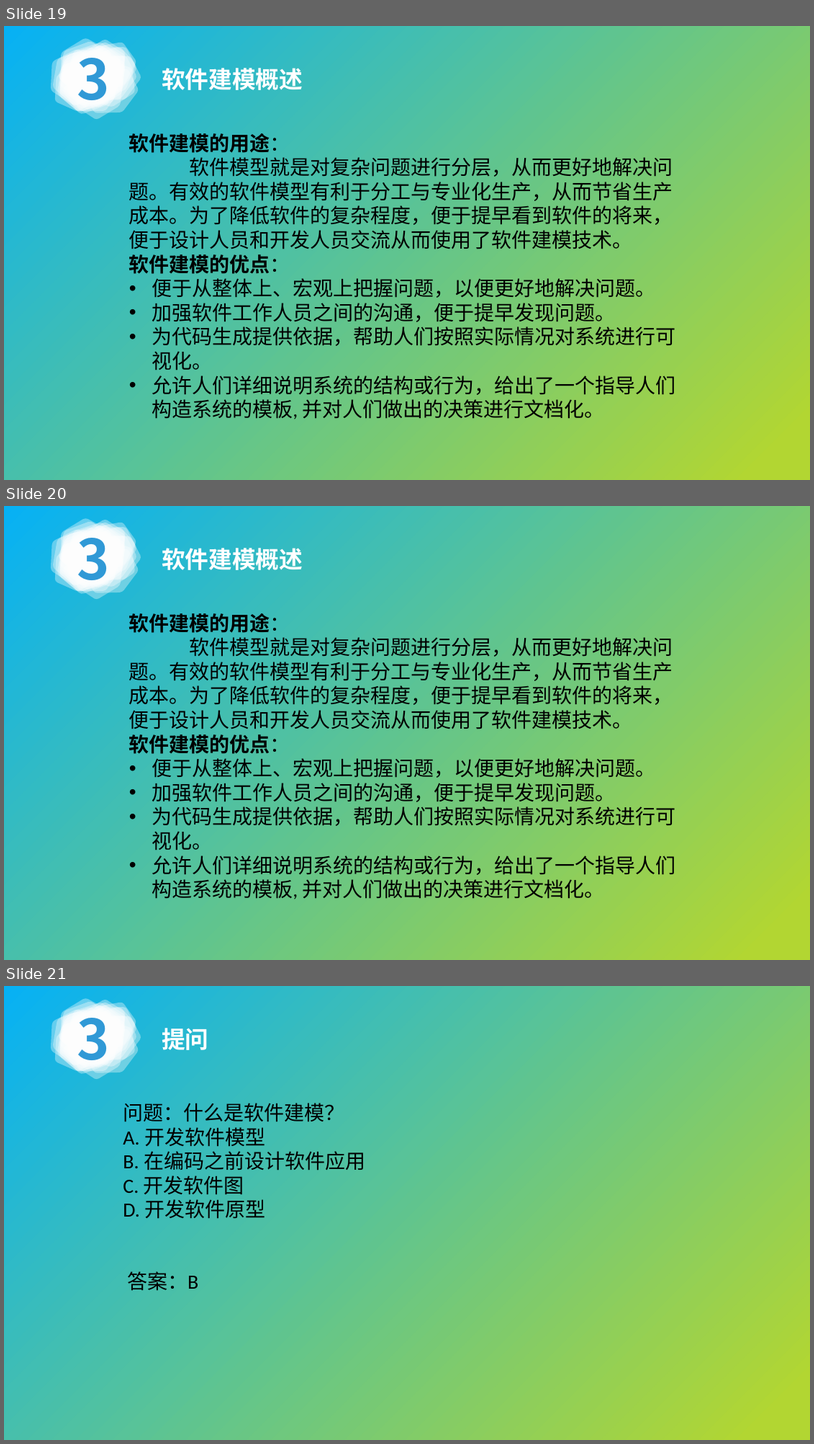
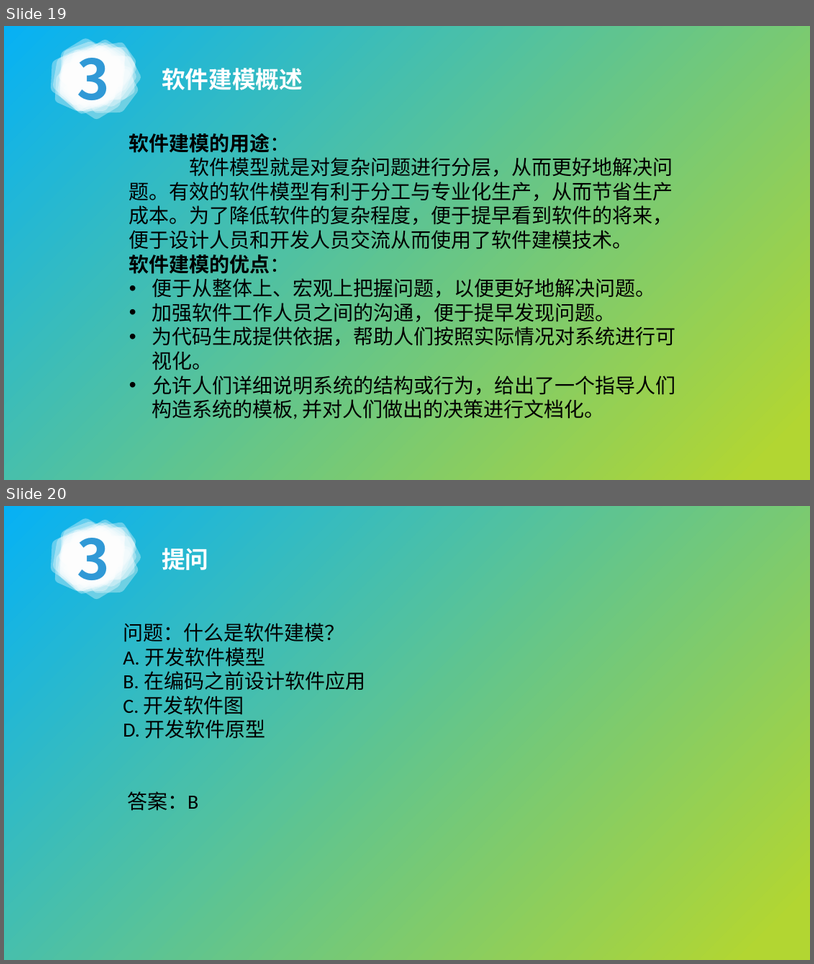
Before and after one commit to avgstuBoboge/SRA2021-document, a slide deck: PPT/SRA2021-G03-翻转课堂2 v0.1.pptx. Shown one above the other, each under a label of ours: slides 19, 20 and 21 before the commit, slides 19 and 20 after it. The pictures are 814x1444 and 814x964 pixels, drawn with LibreOffice and Linux fonts; fonts in the diff are those of the drawing. Boxes give left, top, right and bottom in pixels: in the first picture for what was removed or moved away, otherwise in the second. Text is boxed around its words. In the diff, an @@ line names an element or a change of style, - is before the commit and + after.

```diff
--- a/PPT/SRA2021-G03-翻转课堂2 v0.1.pptx
+++ b/PPT/SRA2021-G03-翻转课堂2 v0.1.pptx
@@ slide 20 removed at (4, 506, 810, 960), background gradient #06B1F5 to #B2D632 @@
@@ group removed at (39, 511, 147, 606): 34 freeform shapes, 1 text @@
-3
@@ text removed at (162, 548, 303, 570) @@
-软件建模概述
@@ text removed at (129, 613, 676, 899) @@
-软件建模的用途：
-软件模型就是对复杂问题进行分层，从而更好地解决问题。有效的软件模型有利于分工与专业化生产，从而节省生产成本。为了降低软件的复杂程度，便于提早看到软件的将来，便于设计人员和开发人员交流从而使用了软件建模技术。
-软件建模的优点：
-• 便于从整体上、宏观上把握问题，以便更好地解决问题。
-• 加强软件工作人员之间的沟通，便于提早发现问题。
-• 为代码生成提供依据，帮助人们按照实际情况对系统进行可视化。
-• 允许人们详细说明系统的结构或行为，给出了一个指导人们构造系统的模板, 并对人们做出的决策进行文档化。
@@ what was slide 21 is now slide 20 @@
```
Also in this commit, not shown: 3 slides changed, 4 slides added.
